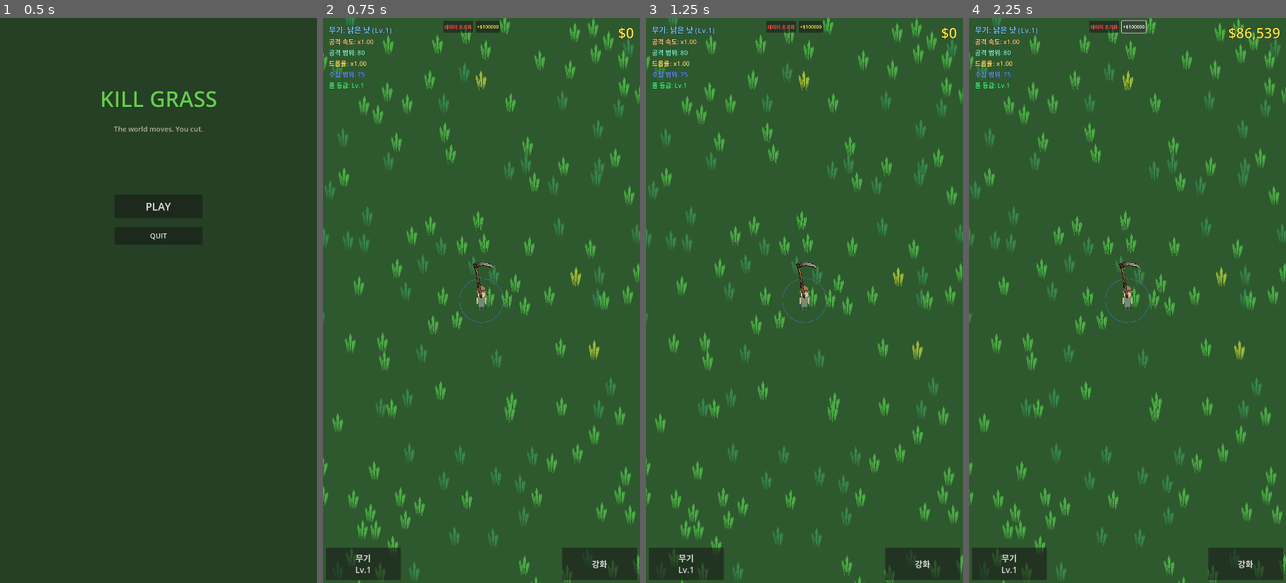
Above: before the commit, frames 1-4 (left to right).
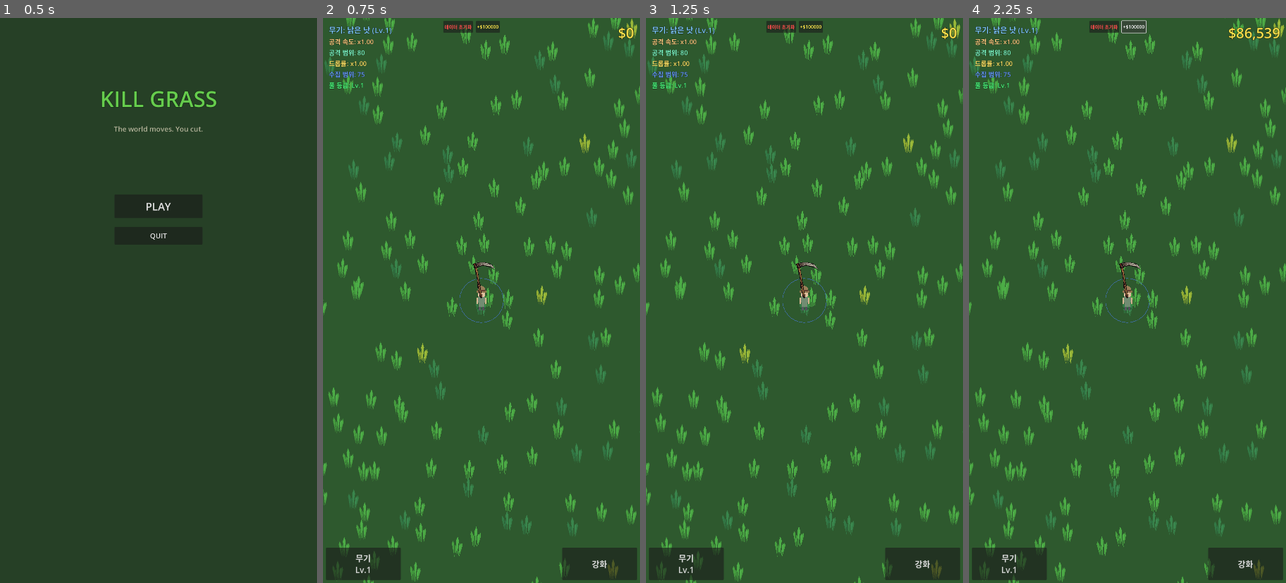
Above: after the commit, the same moments.

Repository: yellyB/game-kill_grass
Game: Godot game, scene res://scenes/ui/main_menu.tscn
The game is run twice, just before and just after one commit, with the same random seed, the same clock (stepped at 60 frames per second) and the same inputs.
Inputs:
- Up to frame 1 (0.5 s): no input
- Up to frame 2 (0.75 s): click "PLAY" at 0.5 s
- Up to frame 3 (1.25 s): no input
- Up to frame 4 (2.25 s): click "데이터 초기화" at 1.25 s; click "+$100000" at 2 s

Frame 1 is identical in both runs. In frame 2, 9.5% of the frame differs, in the area x 0-100%, y 0-100%; in frame 3, 9.5%; in frame 4, 9.5%.

Commit message:
Grass regenerates with new random type based on quality level
- Move grass data to GameManager for shared access
- Add get_random_grass_data() function
- Grass gets new random type when regenerating
- Normal grass can become golden grass after regrowth

Co-Authored-By: Claude Opus 4.5 <noreply@anthropic.com>

Diff:
--- a/autoload/game_manager.gd
+++ b/autoload/game_manager.gd
@@ -20,12 +20,69 @@
 var base_drop_rate: float = 1.0
 var base_magnet_range: float = 75.0  # Half of original 150
 
+# Grass data
+var grass_data_list: Array[GrassData] = []
+
 # Signals
 signal money_changed(new_amount: int)
 signal upgrade_purchased(upgrade_type: String, level: int)
 
 func _ready() -> void:
 	process_mode = Node.PROCESS_MODE_ALWAYS
+	_init_grass_data()
+
+func _init_grass_data() -> void:
+	var normal_grass = GrassData.new()
+	normal_grass.grass_name = "Normal Grass"
+	normal_grass.max_health = 1
+	normal_grass.regen_time = 5.0
+	normal_grass.min_drop_value = 1
+	normal_grass.max_drop_value = 1
+	normal_grass.drop_chance = 1.0
+	normal_grass.color = Color(0.3, 0.7, 0.3)
+	normal_grass.cut_color = Color(0.5, 0.4, 0.2)
+
+	var tough_grass = GrassData.new()
+	tough_grass.grass_name = "Tough Grass"
+	tough_grass.max_health = 3
+	tough_grass.regen_time = 8.0
+	tough_grass.min_drop_value = 5
+	tough_grass.max_drop_value = 5
+	tough_grass.drop_chance = 1.0
+	tough_grass.color = Color(0.15, 0.4, 0.35)
+	tough_grass.cut_color = Color(0.3, 0.35, 0.25)
+
+	var golden_grass = GrassData.new()
+	golden_grass.grass_name = "Golden Grass"
+	golden_grass.max_health = 2
+	golden_grass.regen_time = 15.0
+	golden_grass.min_drop_value = 10
+	golden_grass.max_drop_value = 10
+	golden_grass.drop_chance = 1.0
+	golden_grass.color = Color(0.9, 0.8, 0.2)
+	golden_grass.cut_color = Color(0.6, 0.5, 0.1)
+
+	grass_data_list.append(normal_grass)
+	grass_data_list.append(tough_grass)
+	grass_data_list.append(golden_grass)
+
+func get_random_grass_data() -> GrassData:
+	var quality_level = upgrade_grass_quality
+
+	# Golden increases from 5% to 100% over 17 levels
+	var golden_chance = min(0.05 + quality_level * (0.95 / 17.0), 1.0)
+
+	# Remaining probability split between normal and tough
+	var remaining = 1.0 - golden_chance
+	var tough_chance = remaining * 0.26
+
+	var roll = randf()
+	if roll < golden_chance:
+		return grass_data_list[2]  # Golden
+	elif roll < golden_chance + tough_chance:
+		return grass_data_list[1]  # Tough
+	else:
+		return grass_data_list[0]  # Normal (remaining)
 
 func add_money(amount: int) -> void:
 	money += amount
--- a/scripts/grass.gd
+++ b/scripts/grass.gd
@@ -143,8 +143,12 @@
 	is_cut = false
 	collision.set_deferred("disabled", false)
 
+	# Get new random grass type based on current quality level
+	grass_data = GameManager.get_random_grass_data()
+
 	if grass_data:
 		current_health = grass_data.max_health
+		regen_timer.wait_time = grass_data.regen_time
 	else:
 		current_health = 1
 
--- a/scripts/grass_spawner.gd
+++ b/scripts/grass_spawner.gd
@@ -6,12 +6,10 @@
 @export var grass_per_chunk: int = 8    # Grass count per chunk
 @export var min_spacing: float = 60.0
 
-var grass_data_list: Array[GrassData] = []
 var loaded_chunks: Dictionary = {}  # Key: Vector2i (chunk coord), Value: Array of grass nodes
 var player: Node2D = null
 
 func _ready() -> void:
-	load_grass_data()
 	# Find player after scene is ready
 	call_deferred("find_player")
 
@@ -114,68 +112,15 @@
 
 	return Vector2.INF
 
-func spawn_grass_at(pos: Vector2, rng: RandomNumberGenerator) -> Node:
+func spawn_grass_at(pos: Vector2, _rng: RandomNumberGenerator) -> Node:
 	if not grass_scene:
 		return null
 
 	var grass = grass_scene.instantiate()
 	grass.position = pos
 
-	# Assign random grass type with weighted probability
-	# Base rates: 70% normal, 25% tough, 5% golden
-	# Level 18 (quality_level 17) = 100% golden
-	var quality_level = GameManager.get_grass_quality_level()
-
-	# Golden increases from 5% to 100% over 17 levels
-	var golden_chance = min(0.05 + quality_level * (0.95 / 17.0), 1.0)
-
-	# Remaining probability split between normal and tough (keeping original ratio)
-	var remaining = 1.0 - golden_chance
-	var normal_chance = remaining * 0.74  # 70/(70+25)
-	var tough_chance = remaining * 0.26   # 25/(70+25)
-
-	var roll = rng.randf()
-	if roll < golden_chance:
-		grass.grass_data = grass_data_list[2]  # Golden (check first for high levels)
-	elif roll < golden_chance + tough_chance:
-		grass.grass_data = grass_data_list[1]  # Tough
-	else:
-		grass.grass_data = grass_data_list[0]  # Normal
+	# Assign random grass type based on current quality level
+	grass.grass_data = GameManager.get_random_grass_data()
 
 	add_child(grass)
 	return grass
-
-func load_grass_data() -> void:
-	var normal_grass = GrassData.new()
-	normal_grass.grass_name = "Normal Grass"
-	normal_grass.max_health = 1
-	normal_grass.regen_time = 5.0
-	normal_grass.min_drop_value = 1
-	normal_grass.max_drop_value = 1
-	normal_grass.drop_chance = 1.0
-	normal_grass.color = Color(0.3, 0.7, 0.3)  # 밝은 초록
-	normal_grass.cut_color = Color(0.5, 0.4, 0.2)
-
-	var tough_grass = GrassData.new()
-	tough_grass.grass_name = "Tough Grass"
-	tough_grass.max_health = 3
-	tough_grass.regen_time = 8.0
-	tough_grass.min_drop_value = 5
-	tough_grass.max_drop_value = 5
-	tough_grass.drop_chance = 1.0
-	tough_grass.color = Color(0.15, 0.4, 0.35)  # 청록색 (구분용)
-	tough_grass.cut_color = Color(0.3, 0.35, 0.25)
-
-	var golden_grass = GrassData.new()
-	golden_grass.grass_name = "Golden Grass"
-	golden_grass.max_health = 2
-	golden_grass.regen_time = 15.0
-	golden_grass.min_drop_value = 10
-	golden_grass.max_drop_value = 10
-	golden_grass.drop_chance = 1.0
-	golden_grass.color = Color(0.9, 0.8, 0.2)  # 황금색
-	golden_grass.cut_color = Color(0.6, 0.5, 0.1)
-
-	grass_data_list.append(normal_grass)
-	grass_data_list.append(tough_grass)
-	grass_data_list.append(golden_grass)
